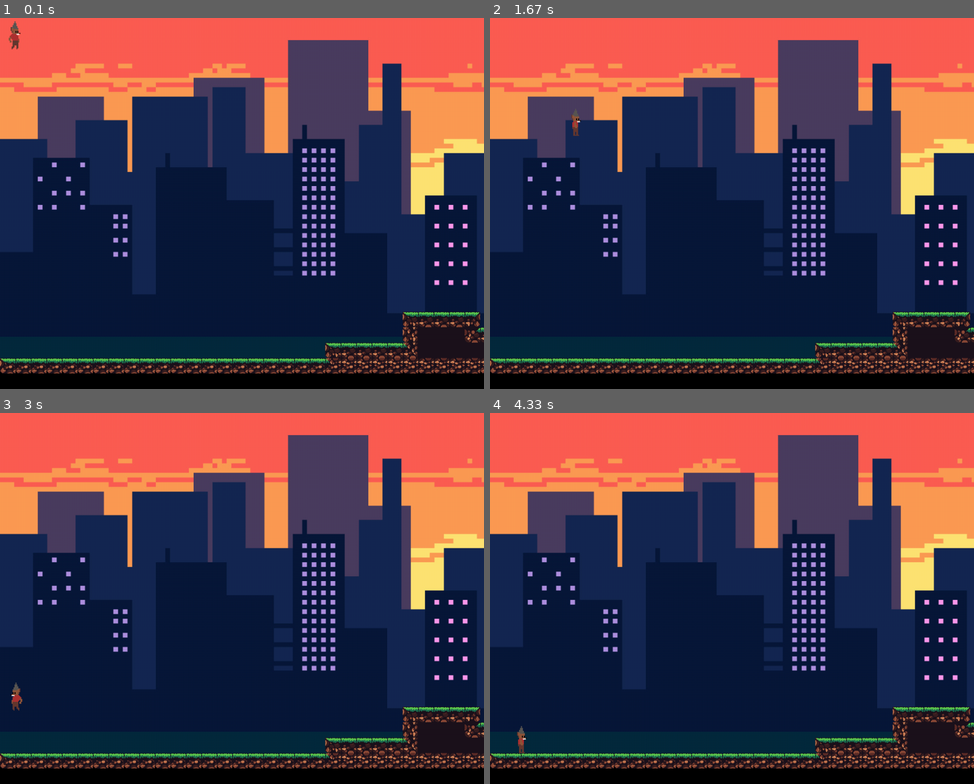
Above: before the commit, frames 1-4 (two rows, left to right).
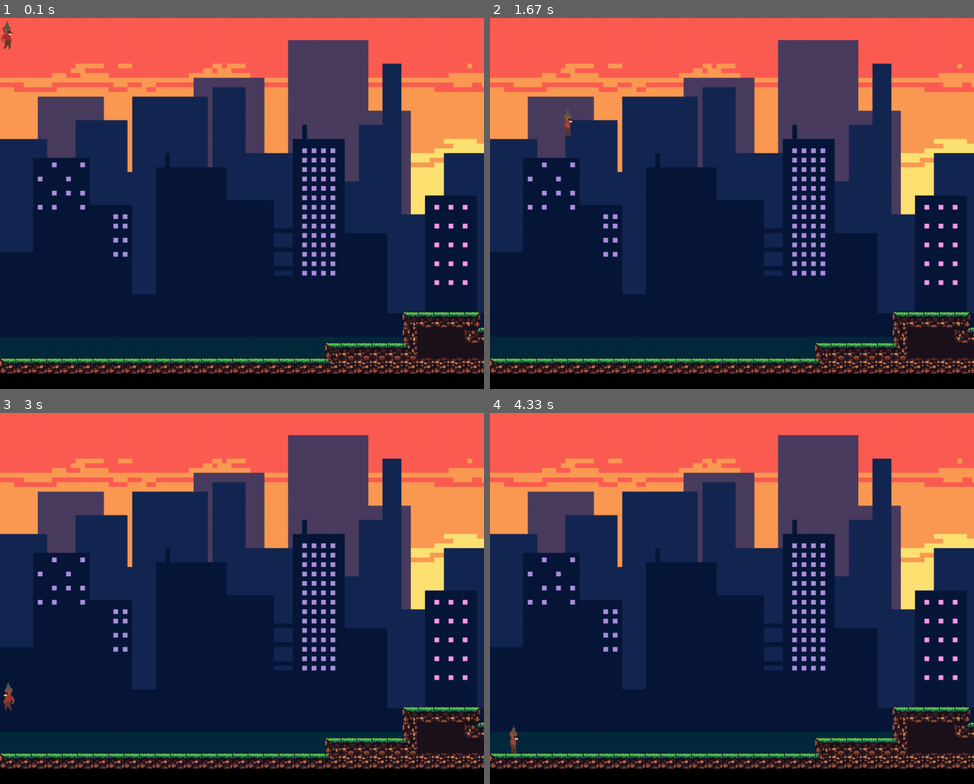
Above: after the commit, the same moments.

Repository: manucouto1/PyGame_5Gatos
Game: pygame game, started from src/main.py
The game is run twice, just before and just after one commit, with the same random seed, the same clock (stepped at 60 frames per second) and the same inputs.
Inputs:
- Up to frame 1 (0.1 s): no input
- Up to frame 2 (1.67 s): hold Right 0.33-0.8 s; hold Up 0.83-1.13 s; hold Right 1.17-1.63 s
- Up to frame 3 (3 s): hold Left 1.67-2.2 s; hold Left 2.23-2.63 s; hold Up from 2.67 s (still down)
- Up to frame 4 (4.33 s): release Up at 3.03 s; hold Right 3.07-3.7 s; hold Left 3.73-4.2 s; hold Right from 4.23 s (still down)

The runs differ from the first frame. In frame 1, 0.2% of the frame differs, in the area x 0-5%, y 0-9%; in frame 2, 0.2%; in frame 3, 0.2%; in frame 4, 0.2%.

Commit message:
[Spritesheet] Los sprites encajan en los rectangulos con menos ancho que alto

Diff:
--- a/src/main.py
+++ b/src/main.py
@@ -25,7 +25,7 @@
 
     level = Level("tiles_32x32")
     platforms = pg.sprite.Group()
-    player = Player(64, 64, 8, platforms)
+    player = Player(32, 64, 8, platforms)
     camera = Camera(player, pg.Rect(0, 0, level.map_width * 32, level.map_height * 32), SCREEN_SIZE)
     level.load_platforms(platforms, camera)
 
--- a/src/player.py
+++ b/src/player.py
@@ -29,23 +29,24 @@
         self.vel = pg.Vector2((0, 0))
         self.speed = 8
         self.jump_strength = 10
-        self.image = self.idle_R.image_at((0, 0, width, height))
+        self.offset = 16
+        self.image = self.idle_R.image_at((self.offset, 0, width, height))
 
         self.rect = self.image.get_rect()
 
     def idle_loop(self):
         self.idle_id = (self.idle_id + 1) % self.frames
         if self.direction == pg.K_LEFT:
-            self.image = self.idle_L.image_at((self.idle_id*self.width, 0, self.width, self.height))
+            self.image = self.idle_L.image_at((self.idle_id*(self.width+self.offset*2) + self.offset, 0, self.width, self.height))
         elif self.direction == pg.K_RIGHT:
-            self.image = self.idle_R.image_at((self.idle_id*self.width, 0, self.width, self.height))
+            self.image = self.idle_R.image_at((self.idle_id*(self.width+self.offset*2) + self.offset, 0, self.width, self.height))
 
     def walk_loop(self):
-        self.walk_id = ( (self.walk_id + 1) % self.frames)
+        self.walk_id = (self.walk_id + 1) % self.frames
         if self.direction == pg.K_LEFT:
-            self.image = (self.walk_L.image_at((self.walk_id*self.width, 0, self.width, self.height)))
+            self.image = (self.walk_L.image_at((self.walk_id*(self.width+self.offset*2) + self.offset, 0, self.width, self.height)))
         elif self.direction == pg.K_RIGHT:
-            self.image = (self.walk_R.image_at((self.walk_id*self.width, 0, self.width, self.height)))
+            self.image = (self.walk_R.image_at((self.walk_id*(self.width+self.offset*2) + self.offset, 0, self.width, self.height)))
 
     def gravity(self):
         if not self.onGround:
--- a/src/spritesheet.py
+++ b/src/spritesheet.py
@@ -12,7 +12,10 @@
     # Load a specific image from a specific rectangle
     def image_at(self, rectangle, colorkey=None, offset=0):
         x, y, width, height = rectangle
-        rect = pygame.Rect(rectangle)
+
+
+        rectangle2 = (x, y, width, height)
+        rect = pygame.Rect(rectangle2)
 
         image = pygame.Surface(rect.size, pygame.SRCALPHA)
         # image = pygame.Surface(rect.size)
